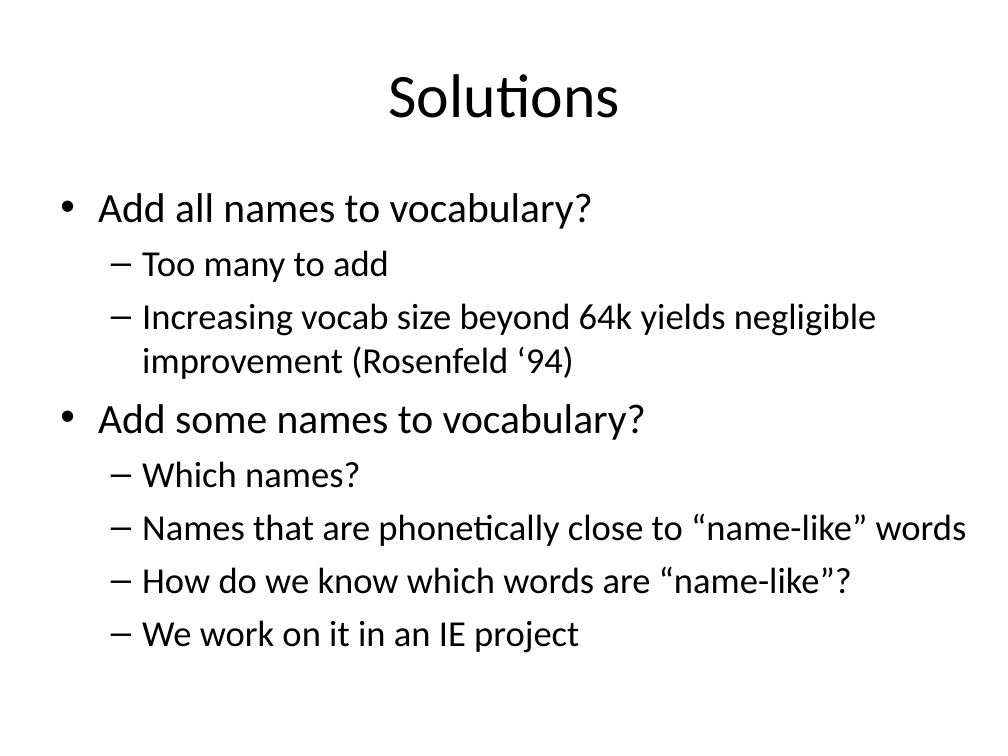
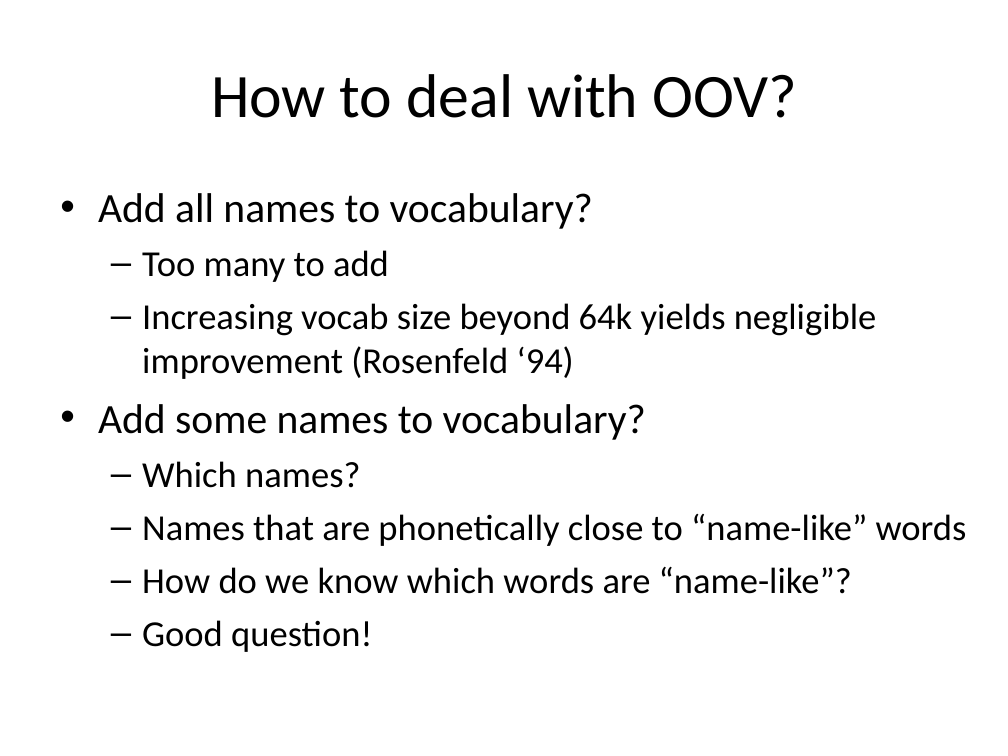
Before and after one commit to dimidd/ner-asr, a slide deck: slide 5 of doc/11748-A-M-DEC-02.ppt. Drawn at 1008x756 pixels with LibreOffice and Linux fonts; fonts in the diff are those of the drawing. Boxes give left, top, right and bottom in pixels: in the first picture for what was removed or moved away, otherwise in the second. Text is boxed around its words. In the diff, an @@ line names an element or a change of style, - is before the commit and + after.

```diff
--- a/doc/11748-A-M-DEC-02.ppt
+++ b/doc/11748-A-M-DEC-02.ppt
@@ title at [211,74,797,118]: text changed @@
-Solutions
+How to deal with OOV?
@@ text at [142,620,372,652]: text changed @@
-  – We work on it in an IE project
+  – Good question!
```
Also in this commit, not shown: 4 other slides changed, 7 slides added, 2 other files.
